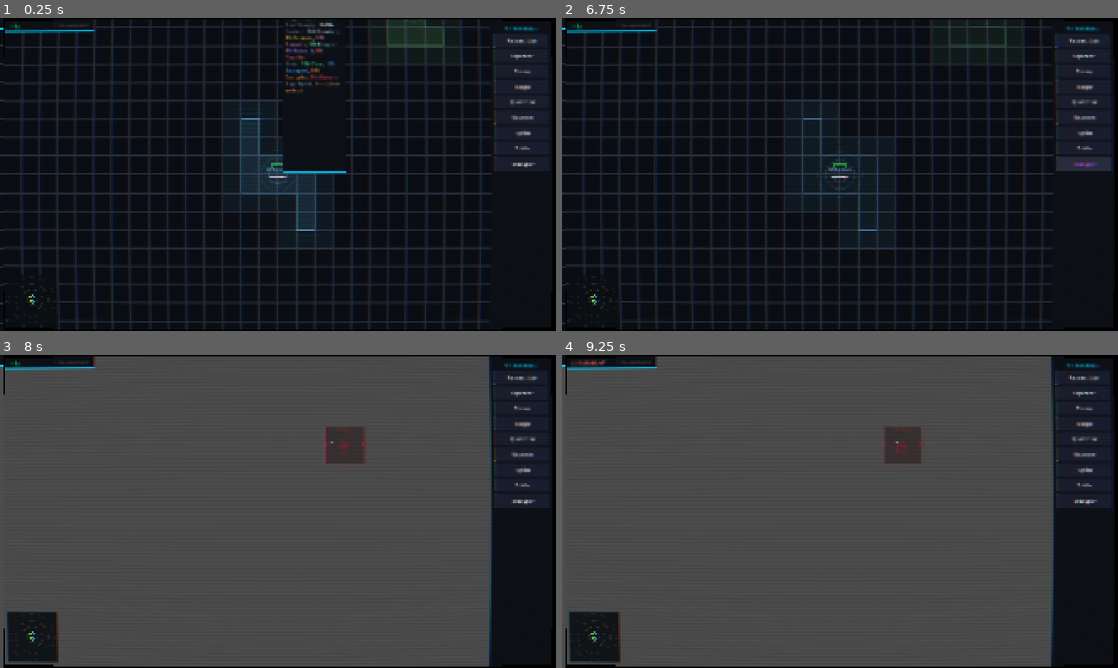
Above: before the commit, frames 1-4 (two rows, left to right).
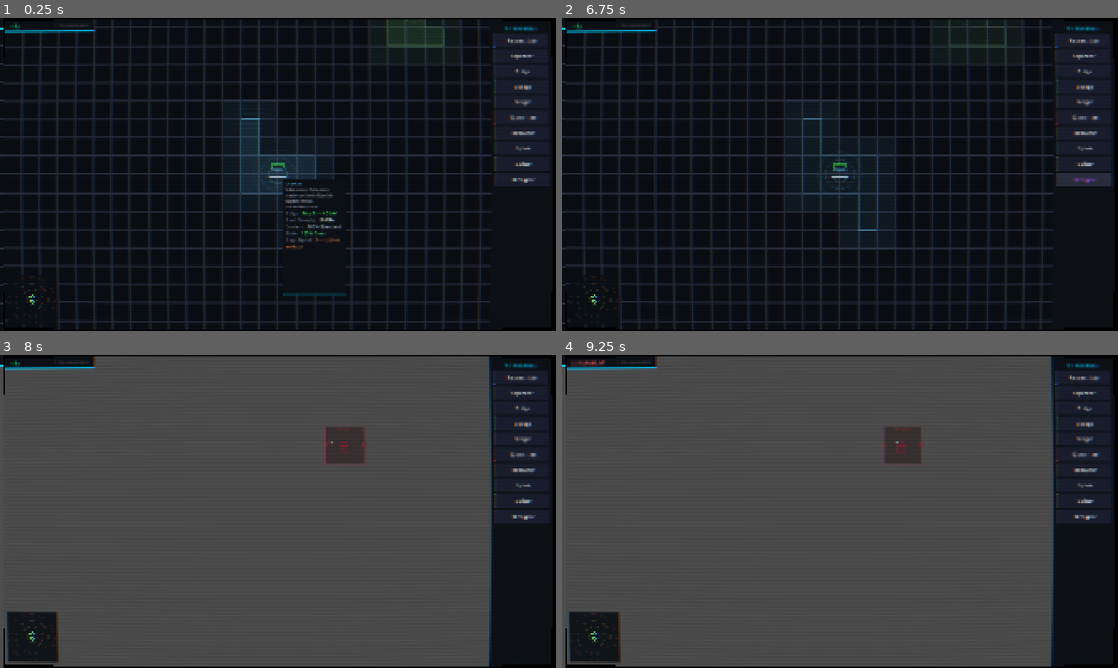
Above: after the commit, the same moments.

Repository: BYGGOLDENSTONE/sys-admin
Game: Godot game, scene res://scenes/main.tscn
Two runs of this game, one before a commit and one after it. Both use one fixed random seed, a clock stepped at 60 frames per second and the inputs below.
Inputs (mouse positions are in pixels of both pictures, inside the frame that each line leads up to):
- Up to frame 1 (0.25 s): no input
- Up to frame 2 (6.75 s): click (1084, 71) at 0.5 s, where only the run after the commit has a clickable "Bridge"; click "Research Lab" at 1.25 s; click "Separator" at 2 s; click "Storage" at 2.75 s; click "Merger" at 3.5 s; click "Quarantine" at 4.25 s; click "Recoverer" at 5 s; click "Splitter" at 5.75 s; click "Decryptor" at 6.5 s
- Up to frame 3 (8 s): tap Enter at 7.25 s; drag from (27, 639) to (333, 442) at 7.27 s
- Up to frame 4 (9.25 s): tap Space at 8 s; drag from (728, 527) to (812, 574) at 8.02 s; tap Enter at 8.75 s; move the mouse to (895, 442) at 8.77 s; hold D from 8.78 s (still down); tap Z at 8.85 s

The runs differ from the first frame. In frame 1, 3.5% of the frame differs, in the area x 47-97%, y 0-89%; in frame 2, 0.8%; in frame 3, 0.4%; in frame 4, 0.4%.

Commit message:
Faz 1 tamamlandı: Bridge + Splitter/Merger component ayrıştırması + Otomat kaynağı
- SplitterComponent ve MergerComponent ayrı Resource scriptleri olarak oluşturuldu
- ProcessorComponent+rule string yerine component varlığı kontrolü (mimari kurallara uyum)
- Bridge binası: 1x1, allows_cable_crossing flag, 2 kablo kesişme desteği
- grid_system cable tracking sayı tabanlı (bridge için çoklu kablo)
- ISP Backbone → Otomat (sadece Standard Clean üretir)
- BuildingDefinition'a splitter, merger, allows_cable_crossing eklendi

Co-Authored-By: Claude Opus 4.6 <noreply@anthropic.com>

Diff:
--- /dev/null
+++ b/resources/buildings/bridge.tres
@@ -0,0 +1,16 @@
+[gd_resource type="Resource" script_class="BuildingDefinition" load_steps=2 format=3]
+
+[ext_resource type="Script" path="res://resources/buildings/building_definition.gd" id="1"]
+
+[resource]
+script = ExtResource("1")
+building_name = "Bridge"
+description = "Allows two cables to cross over each other. Place it first, then route cables through."
+grid_size = Vector2i(1, 1)
+color = Color(0.6, 0.6, 0.7, 1)
+category = "routing"
+base_cost = 40
+visual_type = "bridge"
+allows_cable_crossing = true
+output_ports = Array[String]([])
+input_ports = Array[String]([])
--- a/resources/buildings/building_definition.gd
+++ b/resources/buildings/building_definition.gd
@@ -8,6 +8,7 @@
 @export var category: String = ""
 @export var base_cost: int = 100
 @export var visual_type: String = "default"
+@export var allows_cable_crossing: bool = false
 @export var output_ports: Array[String] = []
 @export var input_ports: Array[String] = []
 
@@ -15,6 +16,8 @@
 @export var generator: GeneratorComponent
 @export var storage: StorageComponent
 @export var processor: ProcessorComponent
+@export var splitter: SplitterComponent
+@export var merger: MergerComponent
 @export var upgrade: UpgradeComponent
 
 
--- a/resources/buildings/merger.tres
+++ b/resources/buildings/merger.tres
@@ -1,16 +1,12 @@
 [gd_resource type="Resource" script_class="BuildingDefinition" load_steps=4 format=3]
 
 [ext_resource type="Script" path="res://resources/buildings/building_definition.gd" id="1"]
-[ext_resource type="Script" path="res://resources/components/processor_component.gd" id="2"]
+[ext_resource type="Script" path="res://resources/components/merger_component.gd" id="2"]
 [ext_resource type="Script" path="res://resources/components/storage_component.gd" id="3"]
 
-[sub_resource type="Resource" id="proc1"]
+[sub_resource type="Resource" id="merge1"]
 script = ExtResource("2")
-processing_rate = 10.0
-input_states = Array[int]([0, 1, 2, 3])
-output_state = -1
-rule = "merger"
-efficiency = 1.0
+throughput_rate = 10.0
 
 [sub_resource type="Resource" id="stor1"]
 script = ExtResource("3")
@@ -28,5 +24,5 @@
 visual_type = "merger"
 output_ports = Array[String](["right"])
 input_ports = Array[String](["left", "top"])
-processor = SubResource("proc1")
 storage = SubResource("stor1")
+merger = SubResource("merge1")
--- a/resources/buildings/splitter.tres
+++ b/resources/buildings/splitter.tres
@@ -1,16 +1,12 @@
 [gd_resource type="Resource" script_class="BuildingDefinition" load_steps=4 format=3]
 
 [ext_resource type="Script" path="res://resources/buildings/building_definition.gd" id="1"]
-[ext_resource type="Script" path="res://resources/components/processor_component.gd" id="2"]
+[ext_resource type="Script" path="res://resources/components/splitter_component.gd" id="2"]
 [ext_resource type="Script" path="res://resources/components/storage_component.gd" id="3"]
 
-[sub_resource type="Resource" id="proc1"]
+[sub_resource type="Resource" id="split1"]
 script = ExtResource("2")
-processing_rate = 10.0
-input_states = Array[int]([0, 1, 2, 3])
-output_state = -1
-rule = "splitter"
-efficiency = 1.0
+throughput_rate = 10.0
 
 [sub_resource type="Resource" id="stor1"]
 script = ExtResource("3")
@@ -28,5 +24,5 @@
 visual_type = "splitter"
 output_ports = Array[String](["right", "bottom"])
 input_ports = Array[String](["left"])
-processor = SubResource("proc1")
 storage = SubResource("stor1")
+splitter = SubResource("split1")
--- /dev/null
+++ b/resources/components/merger_component.gd
@@ -0,0 +1,4 @@
+class_name MergerComponent
+extends Resource
+
+@export var throughput_rate: float = 10.0  ## MB/s max data routed per tick
--- /dev/null
+++ b/resources/components/splitter_component.gd
@@ -0,0 +1,4 @@
+class_name SplitterComponent
+extends Resource
+
+@export var throughput_rate: float = 10.0  ## MB/s max data routed per tick
--- a/resources/sources/isp_backbone.tres
+++ b/resources/sources/isp_backbone.tres
@@ -4,11 +4,11 @@
 
 [resource]
 script = ExtResource("1")
-source_name = "ISP Backbone"
-description = "Public internet backbone. Mostly clean standard traffic with occasional corrupted packets. A safe starting point for any netrunner."
+source_name = "Otomat"
+description = "Sokak otomatı. Sadece temiz standart veri üretir. Güvenli bir başlangıç noktası."
 color = Color(0.4, 0.8, 1.0, 1.0)
-content_weights = {0: 0.70, 1: 0.05, 2: 0.10, 3: 0.05, 4: 0.05, 5: 0.05}
-state_weights = {0: 0.70, 1: 0.10, 2: 0.15, 3: 0.05}
+content_weights = {0: 1.0}
+state_weights = {0: 1.0}
 bandwidth = 5.0
 cell_count_range = Vector2i(10, 14)
 ring_index = 0
--- a/scripts/building.gd
+++ b/scripts/building.gd
@@ -255,6 +255,8 @@
 			_draw_icon_splitter(icon_center, size, accent)
 		"merger":
 			_draw_icon_merger(icon_center, size, accent)
+		"bridge":
+			_draw_icon_bridge(icon_center, size, accent)
 		_:
 			_draw_icon_default(icon_center, size, accent)
 
@@ -532,6 +534,32 @@
 
 	# Center dot
 	draw_circle(center, 3.0, accent)
+
+
+# --- BRIDGE: Crossing cables symbol ---
+func _draw_icon_bridge(center: Vector2, size: Vector2, accent: Color) -> void:
+	var s: float = minf(size.x, size.y) * 0.3
+	var glow := Color(accent, ICON_GLOW_ALPHA)
+
+	# Horizontal line
+	var h_left := center + Vector2(-s * 0.6, 0)
+	var h_right := center + Vector2(s * 0.6, 0)
+	draw_line(h_left, h_right, glow, ICON_GLOW_WIDTH)
+	draw_line(h_left, h_right, accent, 2.0)
+
+	# Vertical line
+	var v_top := center + Vector2(0, -s * 0.6)
+	var v_bottom := center + Vector2(0, s * 0.6)
+	draw_line(v_top, v_bottom, glow, ICON_GLOW_WIDTH)
+	draw_line(v_top, v_bottom, accent, 2.0)
+
+	# Center dot (crossing point)
+	draw_circle(center, 3.0, Color(accent, 0.4))
+	draw_circle(center, 2.0, accent)
+
+	# Corner dots (endpoints)
+	for endpoint in [h_left, h_right, v_top, v_bottom]:
+		draw_circle(endpoint, 2.0, accent)
 
 
 # --- DEFAULT: Simple dot ---
--- a/scripts/grid_system.gd
+++ b/scripts/grid_system.gd
@@ -10,7 +10,7 @@
 
 var _occupied_cells: Dictionary = {}
 var _source_cells: Dictionary = {}  ## cell → source Node2D ref
-var _cable_cells: Dictionary = {}   ## cell → true
+var _cable_cells: Dictionary = {}   ## cell → int (cable count, bridge allows up to 2)
 
 
 func world_to_grid(world_pos: Vector2) -> Vector2i:
@@ -66,19 +66,30 @@
 func can_place_cable(cell: Vector2i) -> bool:
 	if cell.x < 0 or cell.x >= GRID_WIDTH or cell.y < 0 or cell.y >= GRID_HEIGHT:
 		return false
-	return not _occupied_cells.has(cell) and not _source_cells.has(cell) and not _cable_cells.has(cell)
+	if _source_cells.has(cell):
+		return false
+	if _occupied_cells.has(cell):
+		var building: Node = _occupied_cells[cell]
+		if building and building.definition and building.definition.allows_cable_crossing:
+			return _cable_cells.get(cell, 0) < 2
+		return false
+	return not _cable_cells.has(cell)
 
 
 func occupy_cable(cell: Vector2i) -> void:
-	_cable_cells[cell] = true
+	_cable_cells[cell] = _cable_cells.get(cell, 0) + 1
 
 
 func free_cable(cell: Vector2i) -> void:
-	_cable_cells.erase(cell)
+	var count: int = _cable_cells.get(cell, 0) - 1
+	if count <= 0:
+		_cable_cells.erase(cell)
+	else:
+		_cable_cells[cell] = count
 
 
 func has_cable_at(cell: Vector2i) -> bool:
-	return _cable_cells.has(cell)
+	return _cable_cells.get(cell, 0) > 0
 
 
 func get_source_at(cell: Vector2i) -> Node:
--- a/scripts/simulation_manager.gd
+++ b/scripts/simulation_manager.gd
@@ -158,7 +158,7 @@
 	for b in buildings:
 		if b.definition.storage == null or not b.is_active():
 			continue
-		if b.definition.processor != null:
+		if b.definition.processor != null or b.definition.splitter != null or b.definition.merger != null:
 			continue
 		if b.get_total_stored() <= 0:
 			continue
@@ -184,29 +184,30 @@
 # --- PROCESSING ---
 func _update_processing(buildings: Array[Node]) -> void:
 	for b in buildings:
-		if b.definition.processor == null or not b.is_active():
-			continue
-		if b.get_total_stored() <= 0:
-			continue
-		var proc: ProcessorComponent = b.definition.processor
-		var max_process: int = int(b.get_effective_value("processing_rate"))
+		if not b.is_active() or b.get_total_stored() <= 0:
+			continue
 		var processed: int = 0
-		match proc.rule:
-			"separator":
-				processed = _process_separator(b, proc, max_process)
-			"decryptor":
-				processed = _process_decryptor(b, proc, max_process)
-			"recoverer":
-				processed = _process_recoverer(b, proc, max_process)
-			"quarantine":
-				processed = _process_quarantine(b, proc, max_process)
-			"splitter":
-				processed = _process_splitter(b, proc, max_process)
-			"merger":
-				processed = _process_merger(b, proc, max_process)
+		# Component-based dispatch: check dedicated components first
+		if b.definition.splitter != null:
+			processed = _process_splitter(b, int(b.definition.splitter.throughput_rate))
+		elif b.definition.merger != null:
+			processed = _process_merger(b, int(b.definition.merger.throughput_rate))
+		elif b.definition.processor != null:
+			var proc: ProcessorComponent = b.definition.processor
+			var max_process: int = int(b.get_effective_value("processing_rate"))
+			match proc.rule:
+				"separator":
+					processed = _process_separator(b, proc, max_process)
+				"decryptor":
+					processed = _process_decryptor(b, proc, max_process)
+				"recoverer":
+					processed = _process_recoverer(b, proc, max_process)
+				"quarantine":
+					processed = _process_quarantine(b, proc, max_process)
+		else:
+			continue
 		if processed > 0:
 			b.is_working = true
-		# Clear processor buffer
 		b.stored_data.clear()
 
 
@@ -305,7 +306,7 @@
 	return processed
 
 
-func _process_splitter(b: Node2D, _proc: ProcessorComponent, max_process: int) -> int:
+func _process_splitter(b: Node2D, max_process: int) -> int:
 	var processed: int = 0
 	var output_ports: Array[String] = b.definition.output_ports
 	if output_ports.is_empty():
@@ -331,7 +332,7 @@
 	return processed
 
 
-func _process_merger(b: Node2D, _proc: ProcessorComponent, max_process: int) -> int:
+func _process_merger(b: Node2D, max_process: int) -> int:
 	var processed: int = 0
 	var output_port: String = b.definition.output_ports[0] if b.definition.output_ports.size() > 0 else ""
 	if output_port == "":
Not shown, added: resources/components/merger_component.gd.uid
Not shown, added: resources/components/splitter_component.gd.uid
Not shown, changed: CLAUDE.md
